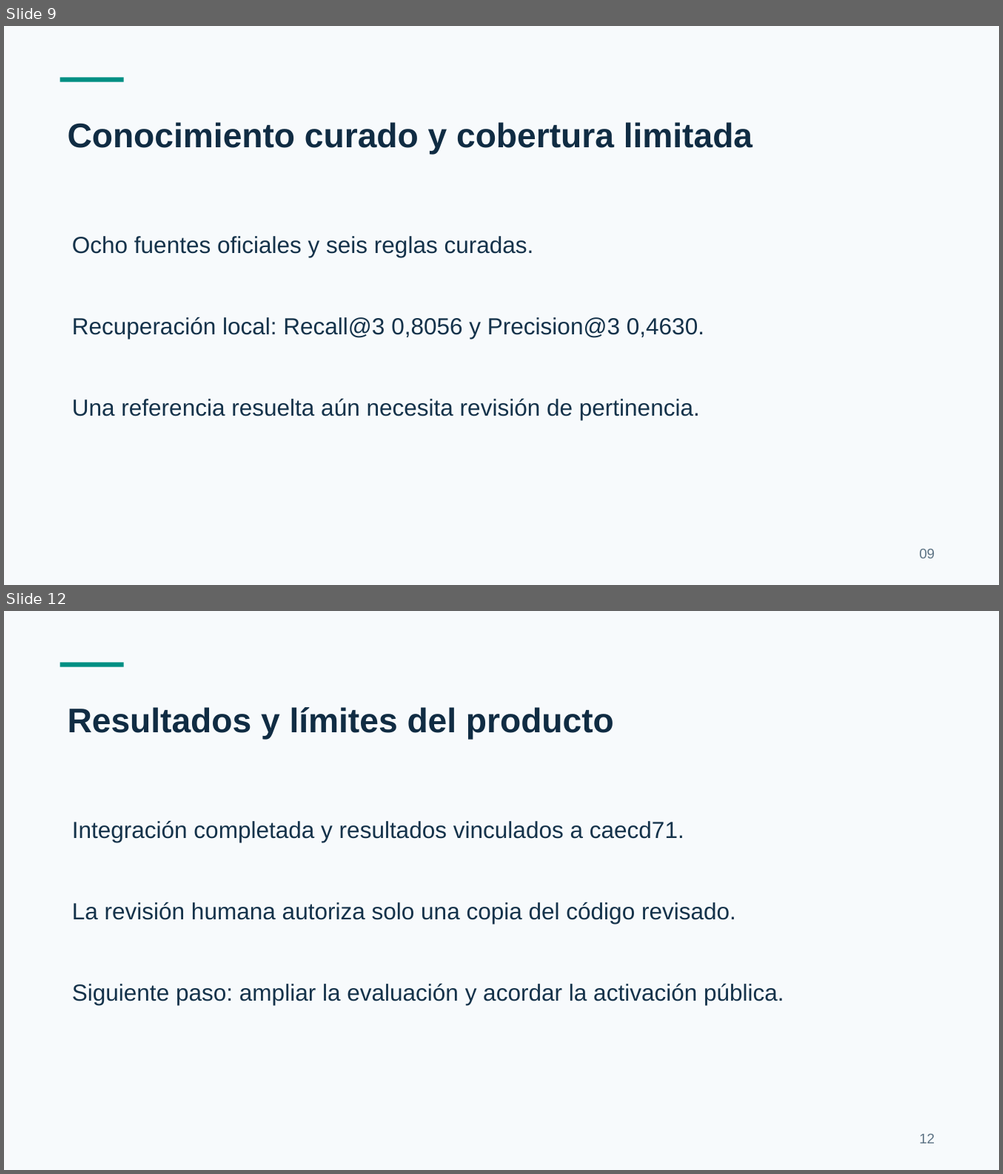
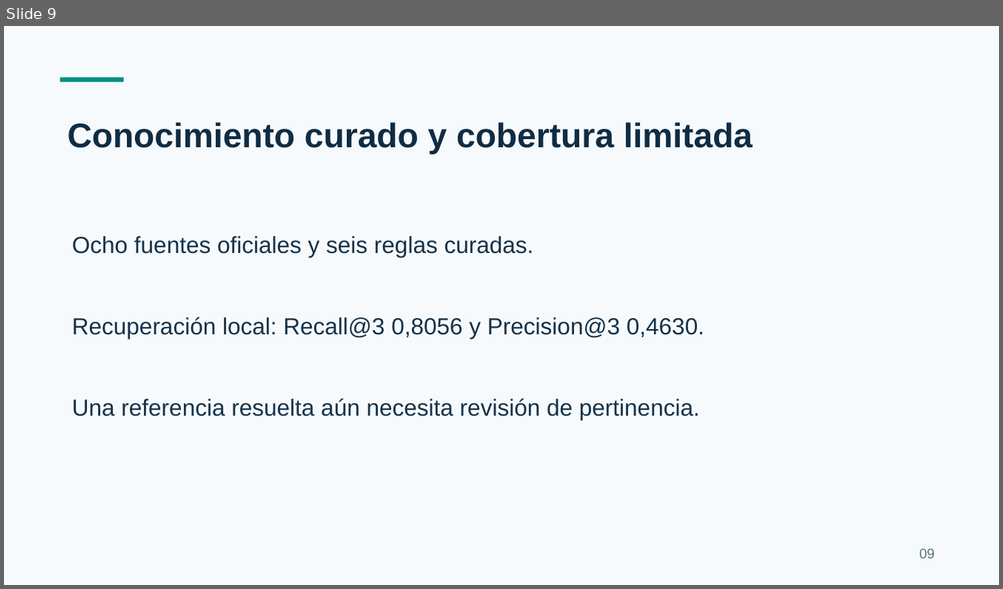
Before and after one commit to Christian-gv-01/revisor-inteligente-codigo, a slide deck: docs/presentacion/CODEGUARD-borrador-12-minutos.pptx. Shown one above the other, each under a label of ours: slides 9 and 12 before the commit, slide 9 after it; the slides between them are not shown. The pictures are 1003x1174 and 1003x589 pixels, drawn with LibreOffice and Linux fonts; fonts in the diff are those of the drawing. Boxes give left, top, right and bottom in pixels: in the first picture for what was removed or moved away, otherwise in the second. Text is boxed around its words. In the diff, an @@ line names an element or a change of style, - is before the commit and + after.

```diff
--- a/docs/presentacion/CODEGUARD-borrador-12-minutos.pptx
+++ b/docs/presentacion/CODEGUARD-borrador-12-minutos.pptx
@@ slide 12 removed at [4, 611, 999, 1170], background #F7FAFC @@
@@ rectangle removed at [60, 663, 123, 667] @@
@@ text removed at [68, 707, 614, 740] @@
-Resultados y límites del producto
@@ text removed at [72, 820, 684, 843] @@
-Integración completada y resultados vinculados a caecd71.
@@ text removed at [72, 902, 736, 924] @@
-La revisión humana autoriza solo una copia del código revisado.
@@ text removed at [72, 983, 784, 1005] @@
-Siguiente paso: ampliar la evaluación y acordar la activación pública.
@@ text removed at [919, 1134, 934, 1144] @@
-12
```
Also in this commit, not shown: 4 slides changed, 3 slides added, 2 other slides removed, 17 other files.
